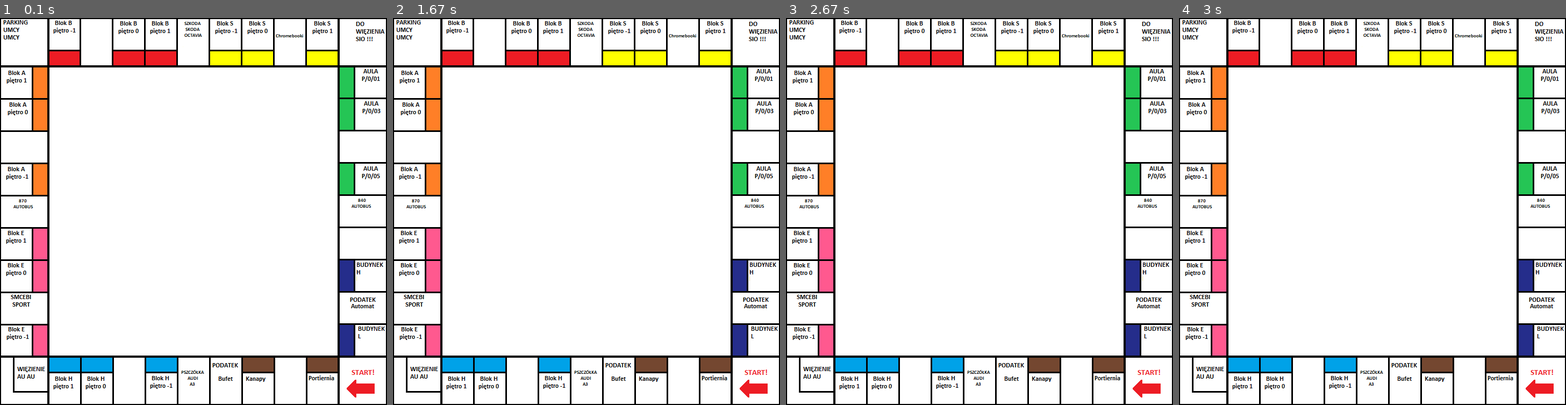
Above: before the commit, frames 1-4 (left to right).
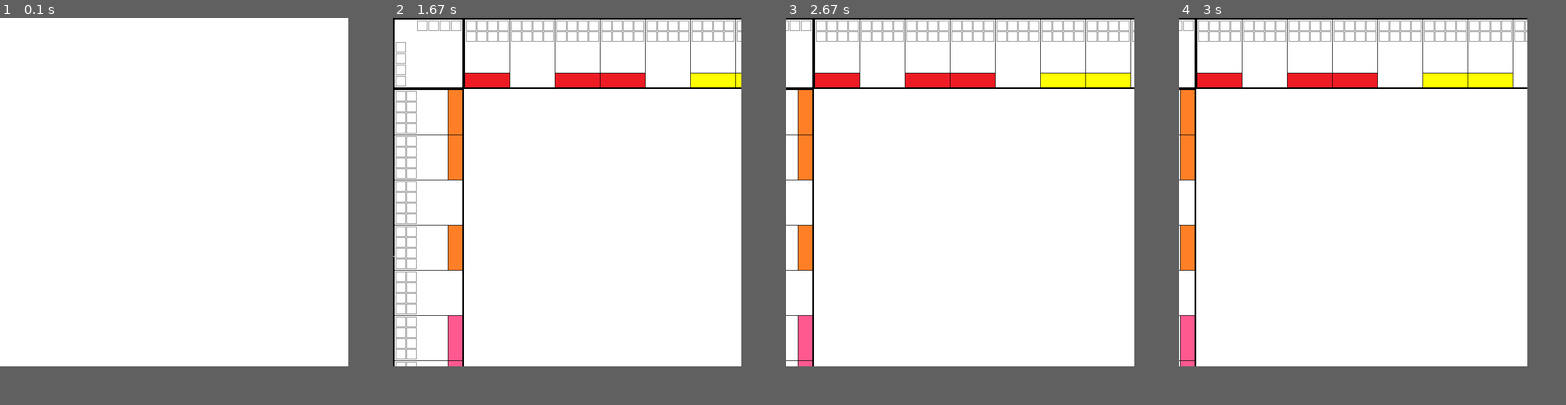
Above: after the commit, the same moments.

Repository: ArturKowal/Monopoly
Game: pygame game, started from main.py
Same seed, same stepped clock (60 frames per second), same inputs: the game is played once before the commit and once after it.
Inputs (mouse positions are in pixels of both pictures, inside the frame that each line leads up to):
- Up to frame 1 (0.1 s): no input
- Up to frame 2 (1.67 s): no input
- Up to frame 3 (2.67 s): click (1091, 323) at 2.45 s
- Up to frame 4 (3 s): click (1302, 118) at 2.78 s
The window is 720x720 before the commit and 648x648 after it. Grey fills any space a smaller window leaves; there, only what the larger window draws over its background counts as a difference.

The runs differ from the first frame. In frame 1, 15% of the frame differs, in the area x 0-100%, y 0-100%; in frame 2, 20%; in frame 3, 19%; in frame 4, 20%.

Commit message:
Adding player object

Diff:
--- a/main.py
+++ b/main.py
@@ -1,9 +1,21 @@
 import pygame
-
 pygame.init()
 
-screen = pygame.display.set_mode((720, 720))
-base_img = pygame.image.load("mapa.png")
+from screeninfo import get_monitors
+
+monitor = get_monitors()[0]
+
+resolution_height = monitor.height
+scrolling = False
+
+if resolution_height < 1024:
+    side_size = resolution_height - 72
+    scrolling = True
+    scrolling_height = side_size - 1024
+    scrolling_width = side_size - 1024
+
+screen = pygame.display.set_mode((side_size, side_size))
+base_img = pygame.image.load("mapa_z_miejscami_na_pionki.png")
 
 pygame.mixer.music.load("music1.mp3")
 pygame.mixer.music.play()
@@ -11,6 +23,8 @@
 done = False
 
 while not done:
+
+    mouse_x, mouse_y = pygame.mouse.get_pos()
 
     if not pygame.mixer.music.get_busy():
         print('restart')
@@ -21,6 +35,38 @@
             if event.key == pygame.K_SPACE:
                 done = True
 
+    if scrolling:
+        if mouse_x > side_size - 80:
+            scrolling_width -= 5
+        if mouse_x > side_size - 40:
+            scrolling_width -= 15
 
-    screen.blit(base_img,(0,0))
+        if mouse_x < 80:
+            scrolling_width += 5
+        if mouse_x < 40:
+            scrolling_width += 15
+
+        if mouse_y > side_size - 80:
+            scrolling_height -= 5
+        if mouse_y > side_size - 40:
+            scrolling_height -= 15
+
+        if mouse_y < 80:
+            scrolling_height += 5
+        if mouse_y < 40:
+            scrolling_height += 15
+
+    if scrolling_height < side_size - 1024:
+        scrolling_height = side_size - 1024
+    if scrolling_height > 0:
+        scrolling_height = 0
+
+    if scrolling_width < side_size - 1024:
+        scrolling_width = side_size - 1024
+    if scrolling_width > 0:
+        scrolling_width = 0
+
+
+    screen.fill((0,0,0))
+    screen.blit(base_img,(scrolling_width,scrolling_height))
     pygame.display.flip()
Empty file added: player.py
